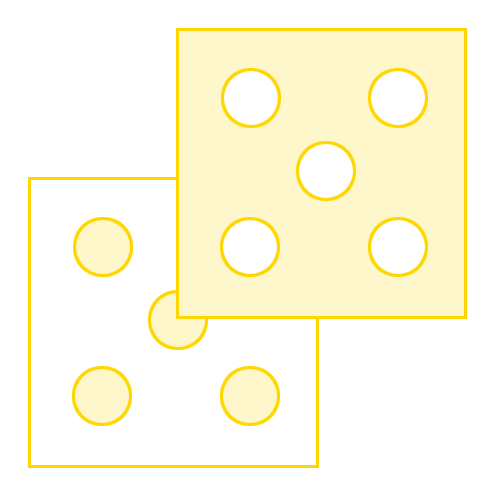
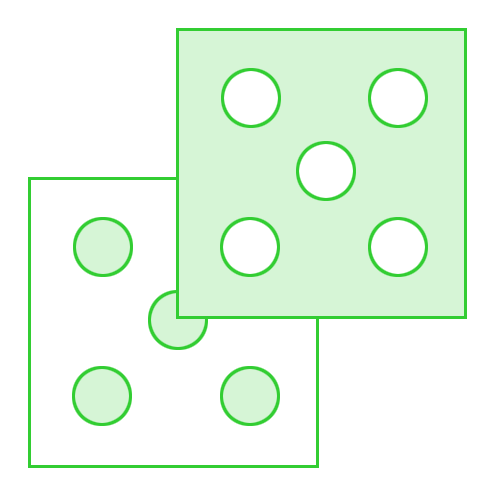
Layer changes from the first (500, 494) image to the second:
pixels changed over <box>28,28,467,468</box> (layer not identified)
